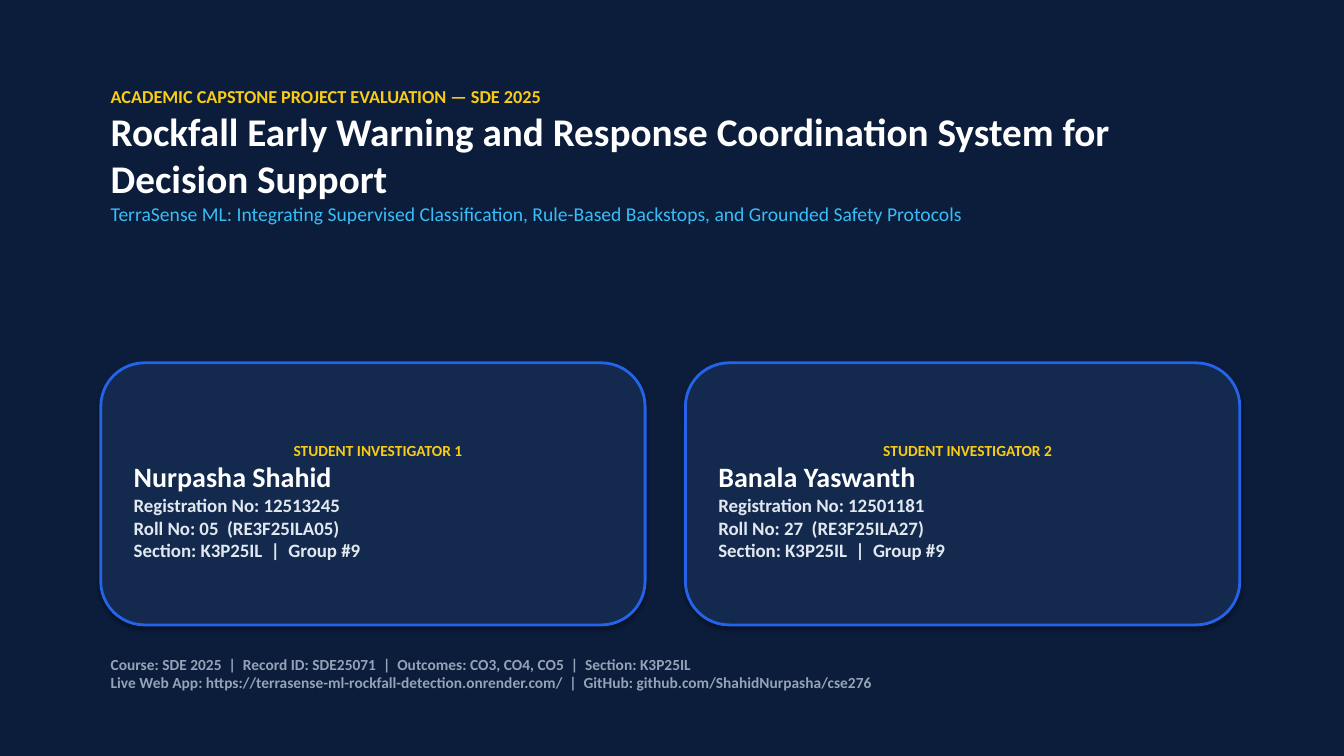
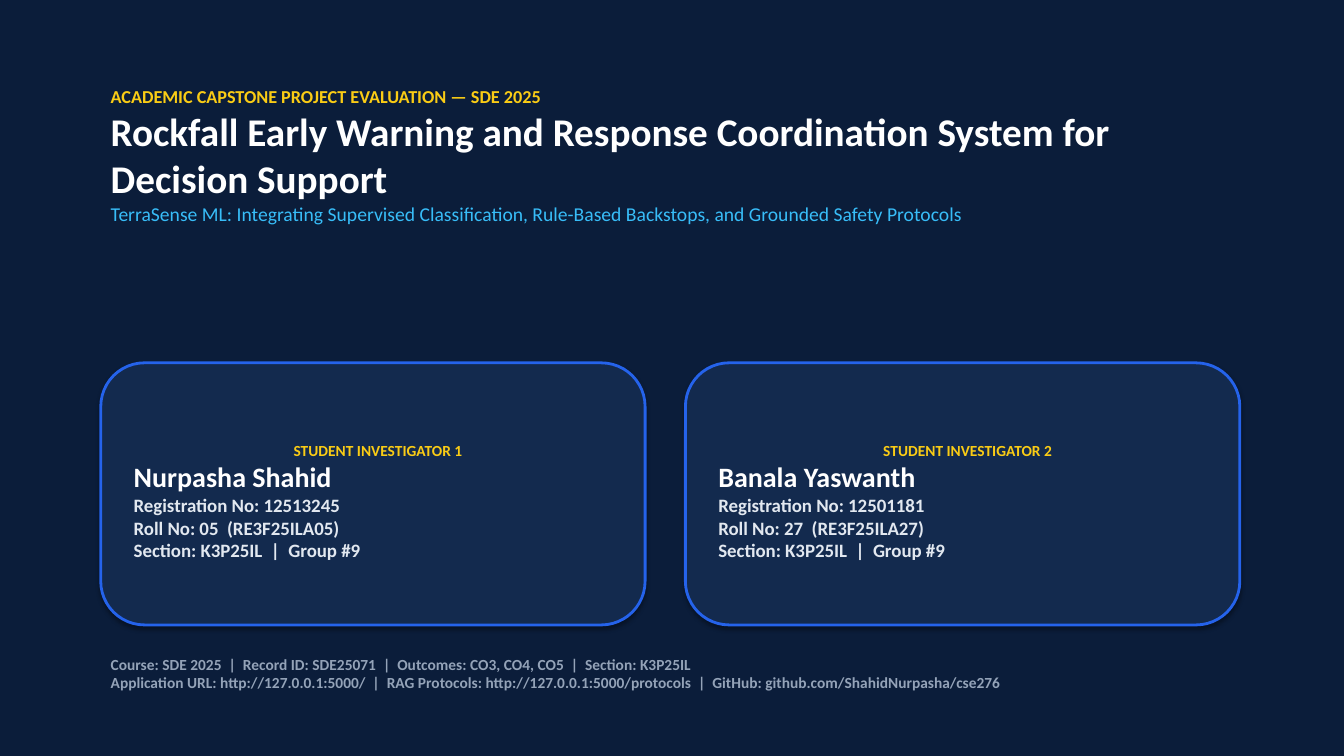
Before and after one commit to ShahidNurpasha/TerraSense-ML-Rockfall-Detection, a slide deck: slide 1 of ROCKFALL_EARLY_WARNING_PRESENTATION.pptx. Drawn at 1344x756 pixels with LibreOffice and Linux fonts; fonts in the diff are those of the drawing. Boxes give left, top, right and bottom in pixels: in the first picture for what was removed or moved away, otherwise in the second. Text is boxed around its words. In the diff, an @@ line names an element or a change of style, - is before the commit and + after.

```diff
--- a/ROCKFALL_EARLY_WARNING_PRESENTATION.pptx
+++ b/ROCKFALL_EARLY_WARNING_PRESENTATION.pptx
@@ text at (x1=111, y1=659, x2=1000, y2=691): text changed @@
-Course: SDE 2025 | Record ID: SDE25071 | Outcomes: CO3, CO4, CO5 | Section: K3P25IL
-Live Web App: https://terrasense-ml-rockfall-detection.onrender.com/ | GitHub: github.com/ShahidNurpasha/cse276
+Course: SDE 2025 | Record ID: SDE25071 | Outcomes: CO3, CO4, CO5 | Section: K3P25IL
+Application URL: http://127.0.0.1:5000/ | RAG Protocols: http://127.0.0.1:5000/protocols | GitHub: github.com/ShahidNurpasha/cse276
```
Also in this commit, not shown: 2 other slides changed, 6 other files.
